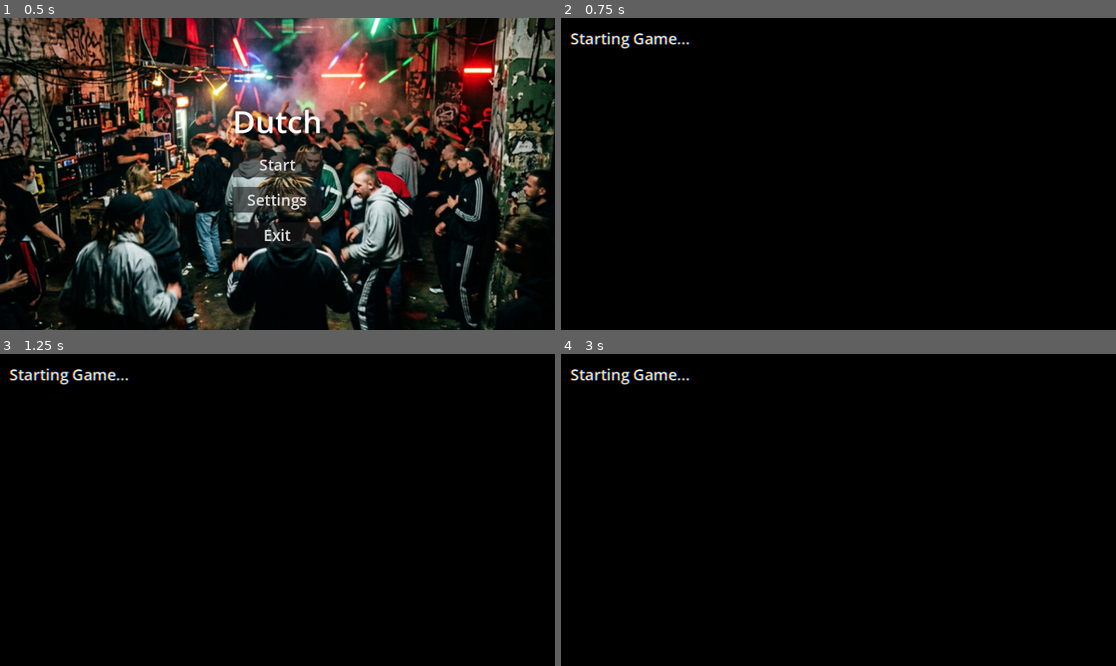
Above: before the commit, frames 1-4 (two rows, left to right).
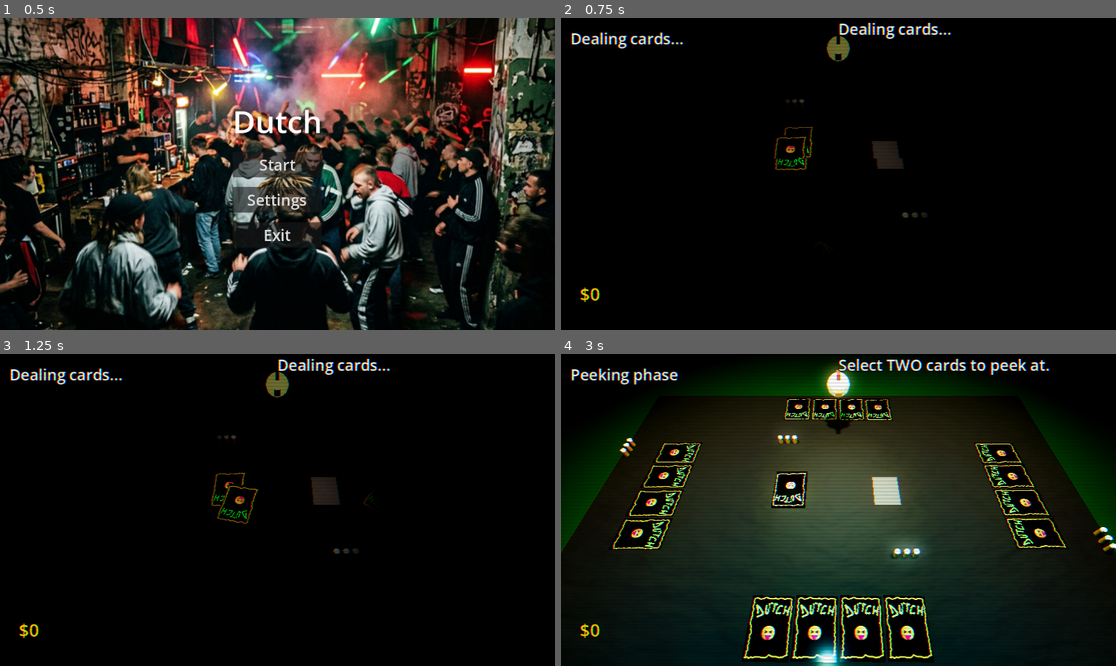
Above: after the commit, the same moments.

Repository: DinVin24/dutch
Game: Godot game, scene res://main_menu.tscn
Same seed, same stepped clock (60 frames per second), same inputs: the game is played once before the commit and once after it.
Inputs (mouse positions are in pixels of both pictures, inside the frame that each line leads up to):
- Up to frame 1 (0.5 s): no input
- Up to frame 2 (0.75 s): click "Start" at 0.5 s
- Up to frame 3 (1.25 s): no input
- Up to frame 4 (3 s): tap Enter at 1.25 s; move the mouse to (960, 494) at 1.27 s; hold D 1.28-2 s; tap N (toggle_noclip) at 1.35 s; click (960, 494) at 1.42 s; drag from (727, 525) to (810, 572) at 2.02 s; move the mouse to (894, 441) at 2.77 s; hold D from 2.78 s (still down); hold E from 2.78 s (still down)

Frame 1 is identical in both runs. In frame 2, 2.2% of the frame differs, in the area x 1-71%, y 1-92%; in frame 3, 2.3%; in frame 4, 53%, in the area x 0-100%, y 1-100%.
Error before the commit: Parse Error: Cannot infer the type of "peek_card_idx" variable because the value doesn't have a set type. (res://game_board_3d.gd:1041)

Commit message:
fix(board): repair card click parse block
Agent: Executor\n\nRestore the intended control-flow structure in game_board_3d.gd after the initial peek/Jump-In parser regression.

Diff:
--- a/game_board_3d.gd
+++ b/game_board_3d.gd
@@ -1038,7 +1038,7 @@
 
 	match GameManager.current_state:
 		GameManager.GameState.INITIAL_PEEK:
-			var peek_card_idx := player_hands[0].find(node)
+			var peek_card_idx: int = player_hands[0].find(node)
 			if GameManager.can_human_interact_with_hand_card(p_idx, peek_card_idx, data.is_face_up):
 				if peeked_cards.size() >= 2: return # Strict limit
 				if node in peeked_cards: return
